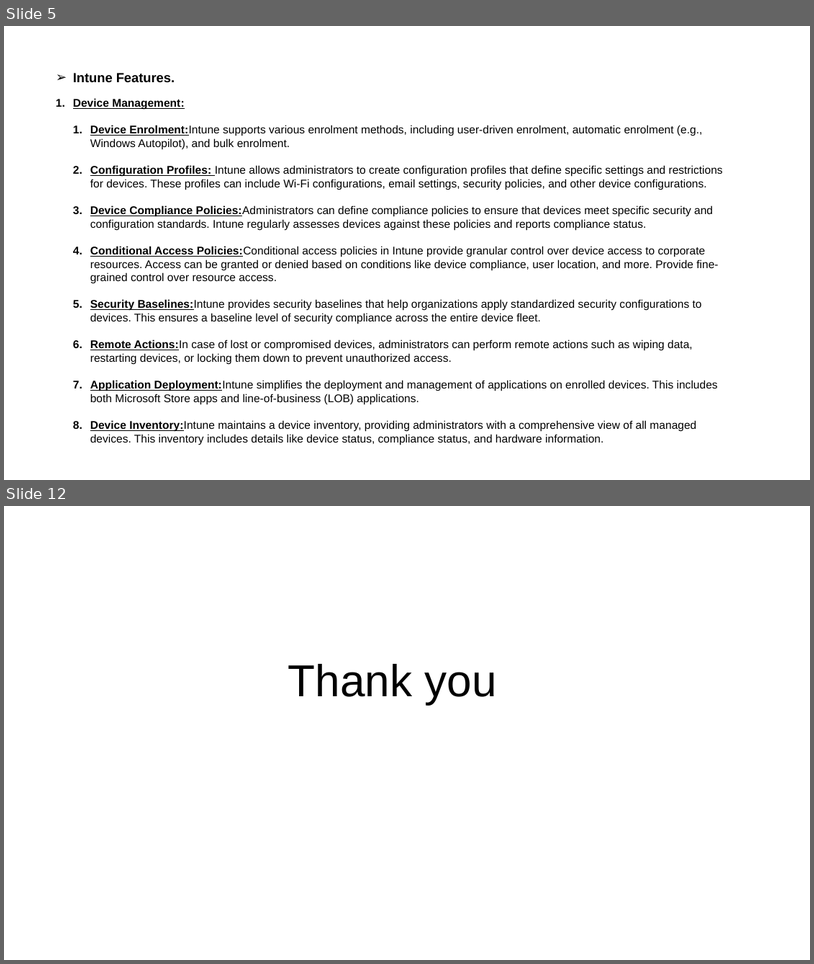
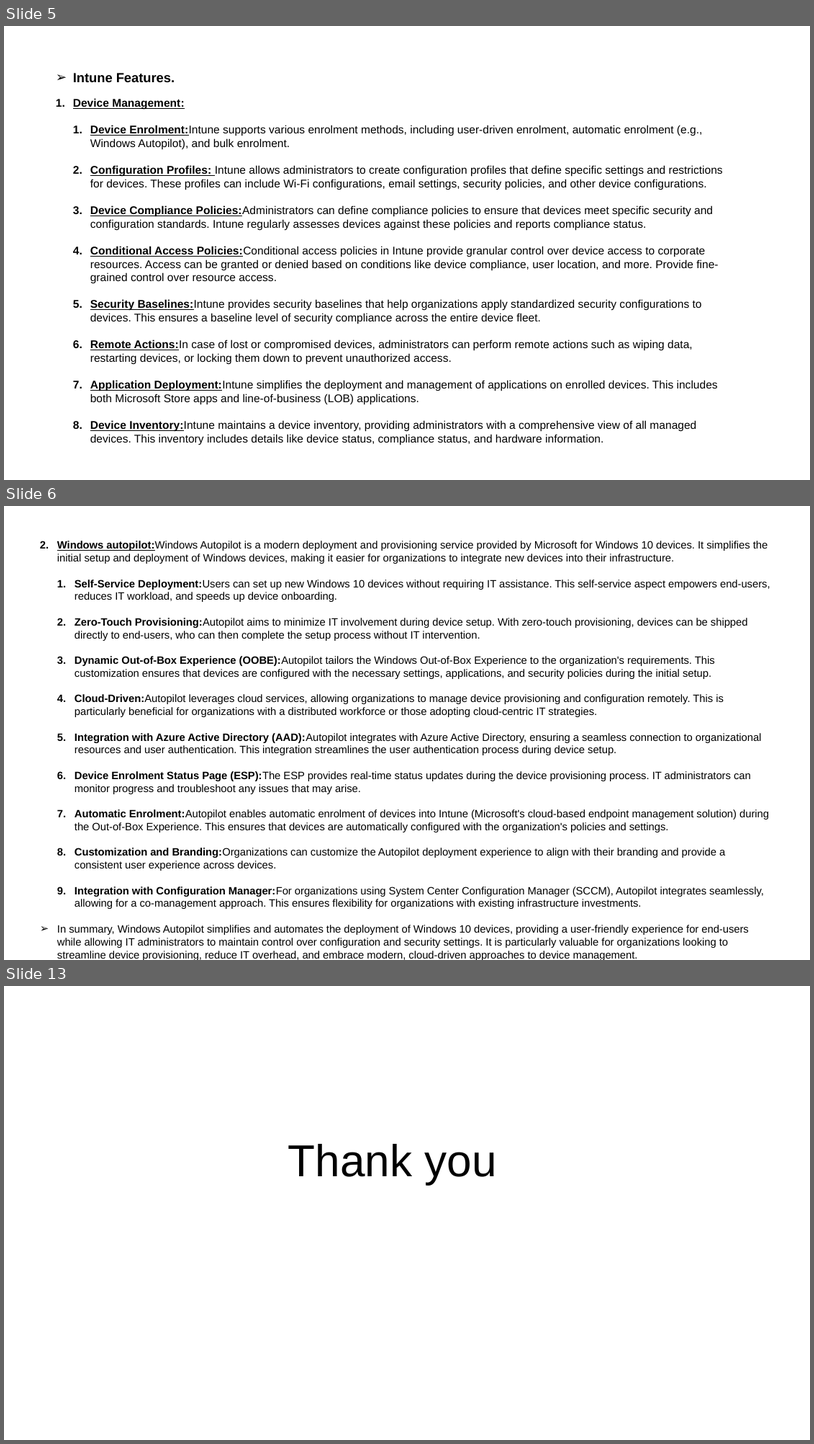
Before and after one commit to arghyabiswas988/Genaral, a slide deck: Intune_Training.pptx. Shown one above the other, each under a label of ours: slides 5 and 12 before the commit, slides 5, 6 and 13 after it; the slides between them are not shown. The pictures are 814x964 and 814x1444 pixels, drawn with LibreOffice and Linux fonts; fonts in the diff are those of the drawing. Boxes give left, top, right and bottom in pixels: in the first picture for what was removed or moved away, otherwise in the second. Text is boxed around its words. In the diff, an @@ line names an element or a change of style, - is before the commit and + after.

```diff
--- a/Intune_Training.pptx
+++ b/Intune_Training.pptx
@@ slide 6 added at <box>4,506,810,960</box>, background #FFFFFF @@
@@ text added at <box>57,541,771,947</box>, 10.5 pt, text #000000 @@
+2. Windows autopilot:Windows Autopilot is a modern deployment and provisioning service provided by Microsoft for Windows 10 devices. It simplifies the initial setup and deployment of Windows devices, making it easier for organizations to integrate new devices into their infrastructure.
+  1. Self-Service Deployment:Users can set up new Windows 10 devices without requiring IT assistance. This self-service aspect empowers end-users, reduces IT workload, and speeds up device onboarding.
+  2. Zero-Touch Provisioning:Autopilot aims to minimize IT involvement during device setup. With zero-touch provisioning, devices can be shipped directly to end-users, who can then complete the setup process without IT intervention.
+  3. Dynamic Out-of-Box Experience (OOBE):Autopilot tailors the Windows Out-of-Box Experience to the organization's requirements. This customization ensures that devices are configured with the necessary settings, applications, and security policies during the initial setup.
+  4. Cloud-Driven:Autopilot leverages cloud services, allowing organizations to manage device provisioning and configuration remotely. This is particularly beneficial for organizations with a distributed workforce or those adopting cloud-centric IT strategies.
+  5. Integration with Azure Active Directory (AAD):Autopilot integrates with Azure Active Directory, ensuring a seamless connection to organizational resources and user authentication. This integration streamlines the user authentication process during device setup.
+  6. Device Enrolment Status Page (ESP):The ESP provides real-time status updates during the device provisioning process. IT administrators can monitor progress and troubleshoot any issues that may arise.
+  7. Automatic Enrolment:Autopilot enables automatic enrolment of devices into Intune (Microsoft's cloud-based endpoint management solution) during the Out-of-Box Experience. This ensures that devices are automatically configured with the organization's policies and settings.
+  8. Customization and Branding:Organizations can customize the Autopilot deployment experience to align with their branding and provide a consistent user experience across devices.
+  9. Integration with Configuration Manager:For organizations using System Center Configuration Manager (SCCM), Autopilot integrates seamlessly, allowing for a co-management approach. This ensures flexibility for organizations with existing infrastructure investments.
+➢ In summary, Windows Autopilot simplifies and automates the deployment of Windows 10 devices, providing a user-friendly experience for end-users while allowing IT administrators to maintain control over configuration and security settings. It is particularly valuable for organizations looking to streamline device provisioning, reduce IT overhead, and embrace modern, cloud-driven approaches to device management.
@@ what was slide 12 is now slide 13 @@
```
Also in this commit, not shown: 3 slides changed.
